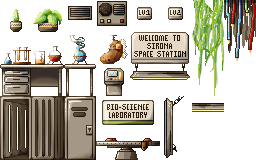
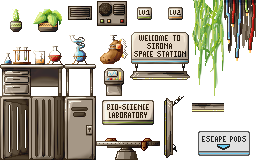
Before/after of a (256, 160) layered artwork. What changed in the layer stack:
added layer "Layer 10" above "Layer 9" over box(198, 131, 250, 156)
